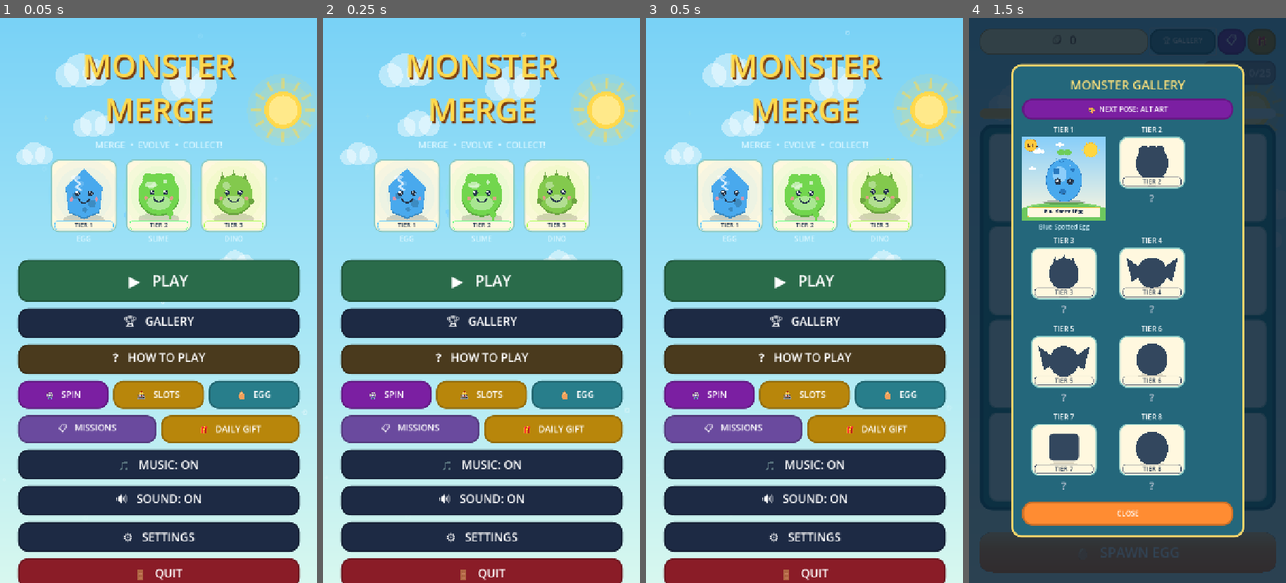
Above: before the commit, frames 1-4 (left to right).
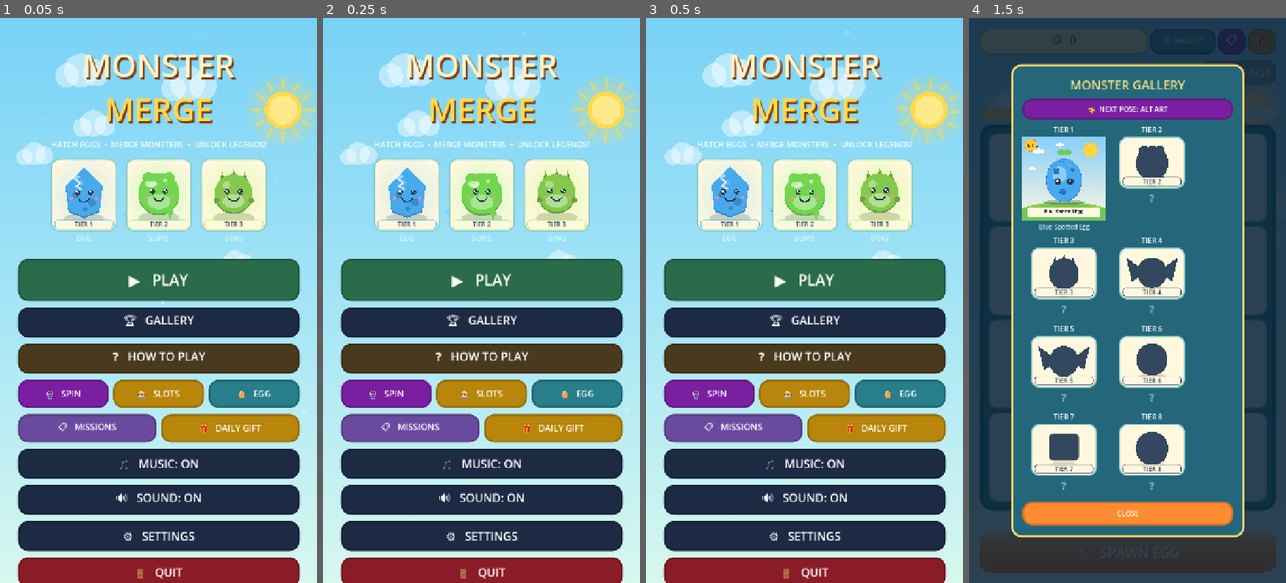
Above: after the commit, the same moments.

Repository: Gass-OS/Monster-Merge
Game: Godot game, scene res://scenes/Main.tscn
Same seed, same stepped clock (60 frames per second), same inputs: the game is played once before the commit and once after it.
Inputs:
- Up to frame 1 (0.05 s): no input
- Up to frame 2 (0.25 s): no input
- Up to frame 3 (0.5 s): no input
- Up to frame 4 (1.5 s): click "▶ PLAY" at 0.5 s; click "🏆 GALLERY" at 1.25 s

The runs differ from the first frame. In frame 1, 7.6% of the frame differs, in the area x 5-95%, y 6-100%; in frame 2, 7.6%; in frame 3, 7.6%; in frame 4, nothing differs.

Commit message:
Polish Monster Merge menu tagline and About description

Diff:
--- a/scripts/main_menu.gd
+++ b/scripts/main_menu.gd
@@ -120,7 +120,8 @@
 	card.add_child(_label("Monster Merge", 28, Color.WHITE))
 	card.add_child(_label("Developed by Wael Gharsalli", 22, Color("#ffe27b")))
 	card.add_child(_label("Version 1.3.0", 20, Color("#9fb4d8")))
-	card.add_child(_label("A cheerful monster evolution merge game", 19, Color.WHITE))
+	card.add_child(_label("Hatch mysterious eggs, merge matching creatures, earn coins and evolve your collection through eight magical monster tiers — all the way to the Cosmic King Dragon!", 19, Color.WHITE))
+	card.add_child(_label("Daily missions • Gifts • Achievements • Lucky Spin • Four animated sky themes", 17, Color("#ffe27b")))
 	card.add_child(_label("Built with Godot • Music & art generated in-game", 17, Color("#9fb4d8")))
 	var close := Button.new()
 	close.text = "CLOSE"
@@ -154,7 +155,7 @@
 	var title_box := VBoxContainer.new()
 	title_box.add_theme_constant_override("separation", 0)
 	layout.add_child(title_box)
-	var title1 := _label("MONSTER", 72, Color("#ffd94d"))
+	var title1 := _label("MONSTER", 72, Color("#fff2c6"))
 	title1.add_theme_color_override("font_shadow_color", Color("#7a3c10"))
 	title1.add_theme_constant_override("shadow_offset_x", 4)
 	title1.add_theme_constant_override("shadow_offset_y", 5)
@@ -164,7 +165,7 @@
 	title2.add_theme_constant_override("shadow_offset_x", 4)
 	title2.add_theme_constant_override("shadow_offset_y", 5)
 	title_box.add_child(title2)
-	layout.add_child(_label("MERGE  •  EVOLVE  •  COLLECT!", 20, Color("#d7f5ff")))
+	layout.add_child(_label("HATCH EGGS  •  MERGE MONSTERS  •  UNLOCK LEGENDS!", 18, Color("#f4fbff")) )
 
 	# Cute monster previews (Egg, Slime, Dino).
 	var previews := HBoxContainer.new()
